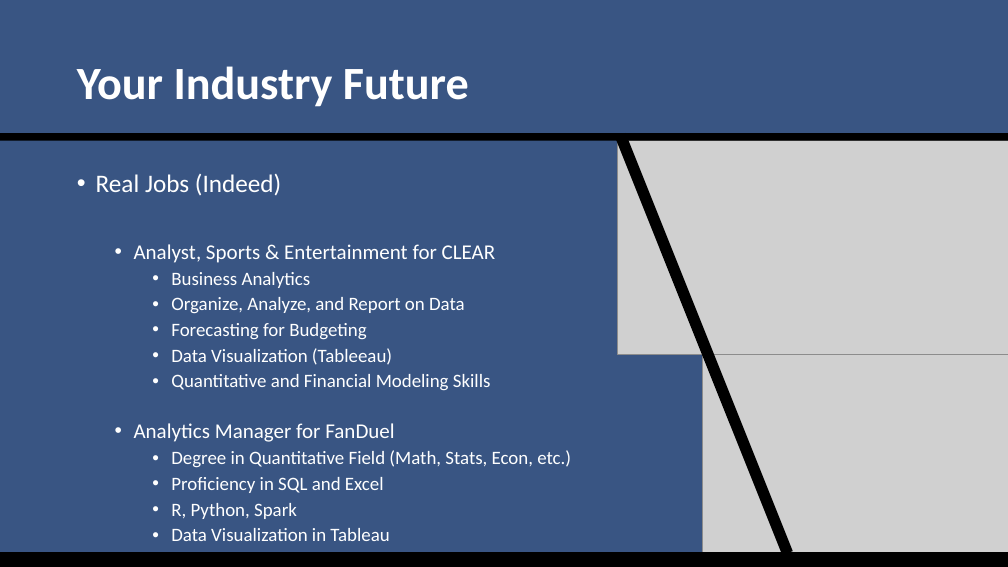
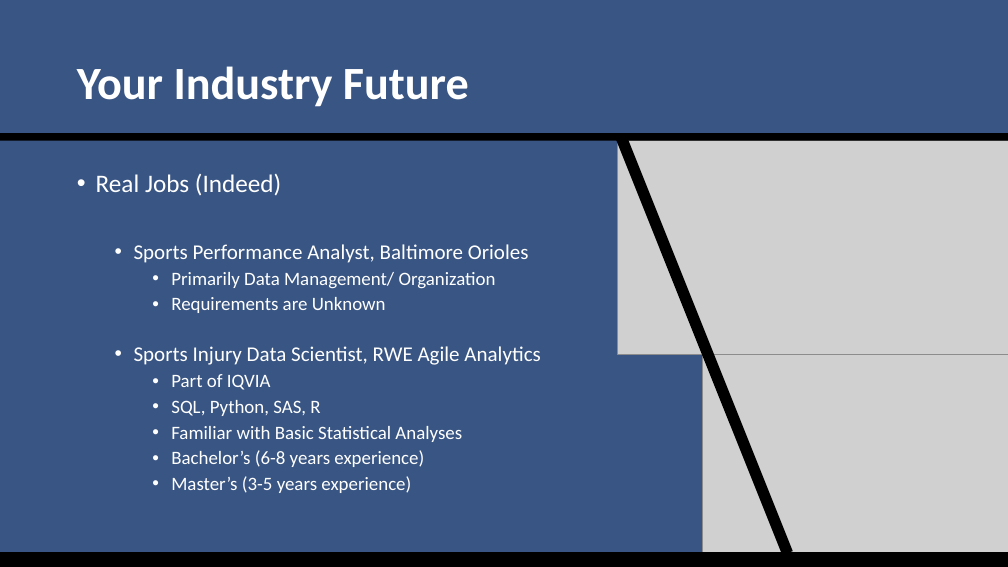
Before and after one commit to SuperMarioGiacomazzo/STOR538_WEBSITE, a slide deck: slide 15 of Slides/Sports Analytics 3/Sports_Analytics_3_Lecture.pptx (slide 14 before the commit). Drawn at 1008x567 pixels with LibreOffice and Linux fonts; fonts in the diff are those of the drawing; grey boxes stand for pictures. Boxes give left, top, right and bottom in pixels: in the first picture for what was removed or moved away, otherwise in the second. Text is boxed around its words. In the diff, an @@ line names an element or a change of style, - is before the commit and + after.

```diff
--- a/Slides/Sports Analytics 3/Sports_Analytics_3_Lecture.pptx
+++ b/Slides/Sports Analytics 3/Sports_Analytics_3_Lecture.pptx
@@ text at (134, 244, 541, 493): text changed @@
-  • Analyst, Sports & Entertainment for CLEAR
-    • Business Analytics
-    • Organize, Analyze, and Report on Data
-    • Forecasting for Budgeting
-    • Data Visualization (Tableeau)
-    • Quantitative and Financial Modeling Skills
-  • Analytics Manager for FanDuel
-    • Degree in Quantitative Field (Math, Stats, Econ, etc.)
-    • Proficiency in SQL and Excel
-    • R, Python, Spark
-    • Data Visualization in Tableau
+  • Sports Performance Analyst, Baltimore Orioles
+    • Primarily Data Management/ Organization
+    • Requirements are Unknown
+  • Sports Injury Data Scientist, RWE Agile Analytics
+    • Part of IQVIA
+    • SQL, Python, SAS, R
+    • Familiar with Basic Statistical Analyses
+    • Bachelor’s (6-8 years experience)
+    • Master’s (3-5 years experience)
```
Also in this commit, not shown: 7 other slides changed, 2 slides added, 3 other files.
